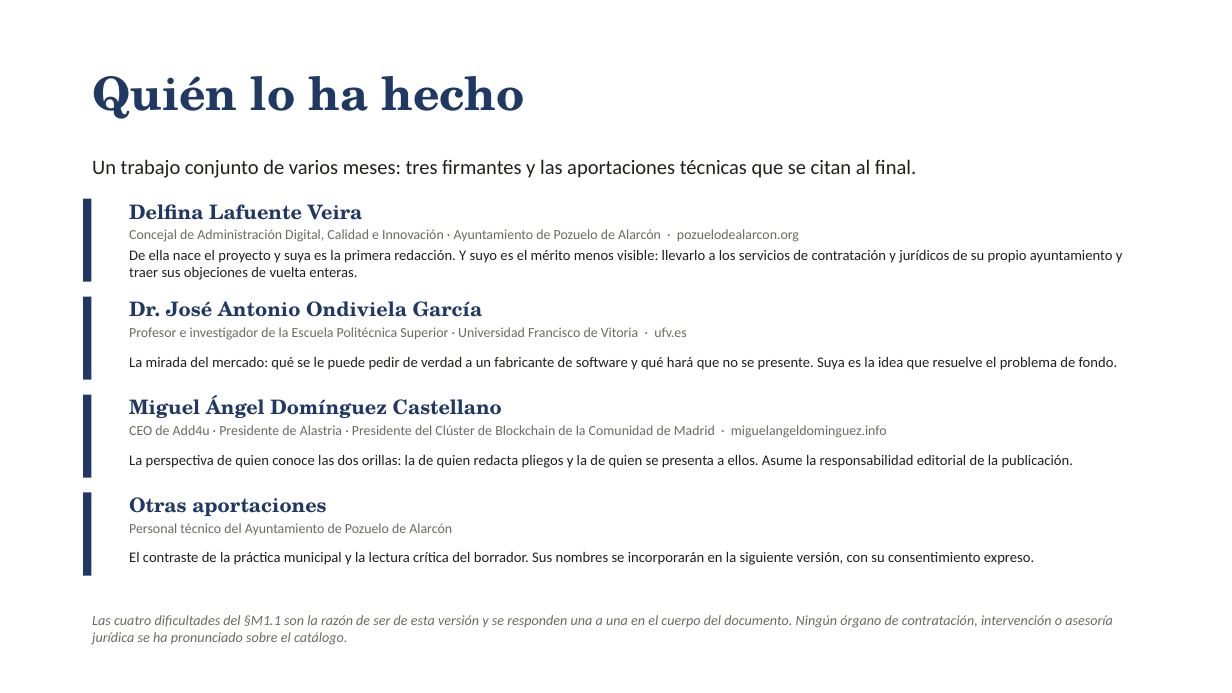
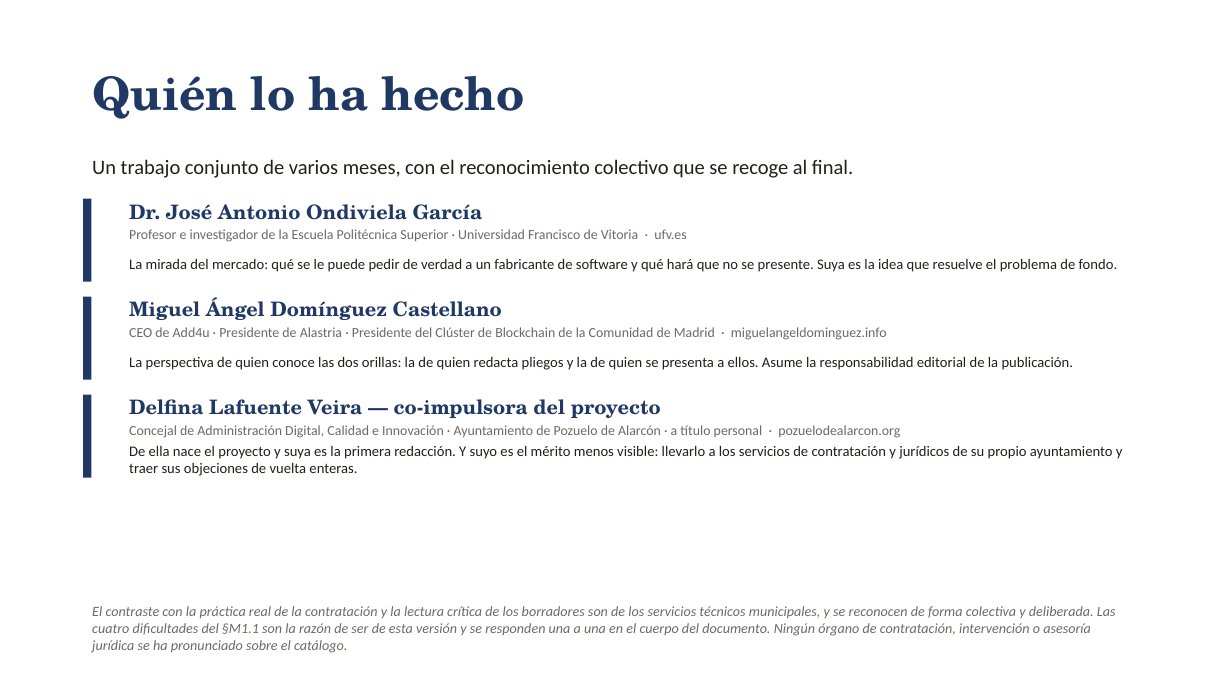
Before and after one commit to migueldadd4u/ai-clauses, a slide deck: slide 12 of docs/descargas/presentacion-ai-clauses.pptx. Drawn at 1232x693 pixels with LibreOffice and Linux fonts; fonts in the diff are those of the drawing. Boxes give left, top, right and bottom in pixels: in the first picture for what was removed or moved away, otherwise in the second. Text is boxed around its words. In the diff, an @@ line names an element or a change of style, - is before the commit and + after.

```diff
--- a/docs/descargas/presentacion-ai-clauses.pptx
+++ b/docs/descargas/presentacion-ai-clauses.pptx
@@ text at <box>92,159,853,178</box>: text changed @@
-Un trabajo conjunto de varios meses: tres firmantes y las aportaciones técnicas que se citan al final.
+Un trabajo conjunto de varios meses, con el reconocimiento colectivo que se recoge al final.
@@ 6 texts: place and size @@
-6 texts at <box>129,301,1118,468</box>
+6 texts at <box>129,204,1118,370</box>
@@ text at <box>129,399,661,418</box>: text changed @@
-Delfina Lafuente Veira
+Delfina Lafuente Veira — co-impulsora del proyecto
@@ text "De ella nace el proyecto ...": place and size @@
-text "De ella nace el proyecto ..." at <box>129,250,1123,280</box>
+text "De ella nace el proyecto ..." at <box>129,446,1123,476</box>
@@ text at <box>129,425,900,438</box>: text changed @@
-Concejal de Administración Digital, Calidad e Innovación · Ayuntamiento de Pozuelo de Alarcón · pozuelodealarcon.org
+Concejal de Administración Digital, Calidad e Innovación · Ayuntamiento de Pozuelo de Alarcón · a título personal · pozuelodealarcon.org
@@ rectangle removed at <box>83,493,91,576</box> @@
@@ text removed at <box>129,497,326,516</box> @@
-Otras aportaciones
@@ text removed at <box>129,523,452,535</box> @@
-Personal técnico del Ayuntamiento de Pozuelo de Alarcón
@@ text removed at <box>129,552,1034,565</box> @@
-El contraste de la práctica municipal y la lectura crítica del borrador. Sus nombres se incorporarán en la siguiente versión, con su consentimiento expreso.
@@ text at <box>92,606,1116,653</box>: text changed @@
-Las cuatro dificultades del §M1.1 son la razón de ser de esta versión y se responden una a una en el cuerpo del documento. Ningún órgano de contratación, intervención o asesoría jurídica se ha pronunciado sobre el catálogo.
+El contraste con la práctica real de la contratación y la lectura crítica de los borradores son de los servicios técnicos municipales, y se reconocen de forma colectiva y deliberada. Las cuatro dificultades del §M1.1 son la razón de ser de esta versión y se responden una a una en el cuerpo del documento. Ningún órgano de contratación, intervención o asesoría jurídica se ha pronunciado sobre el catálogo.
```
Also in this commit, not shown: 2 other slides changed, 32 other files.
